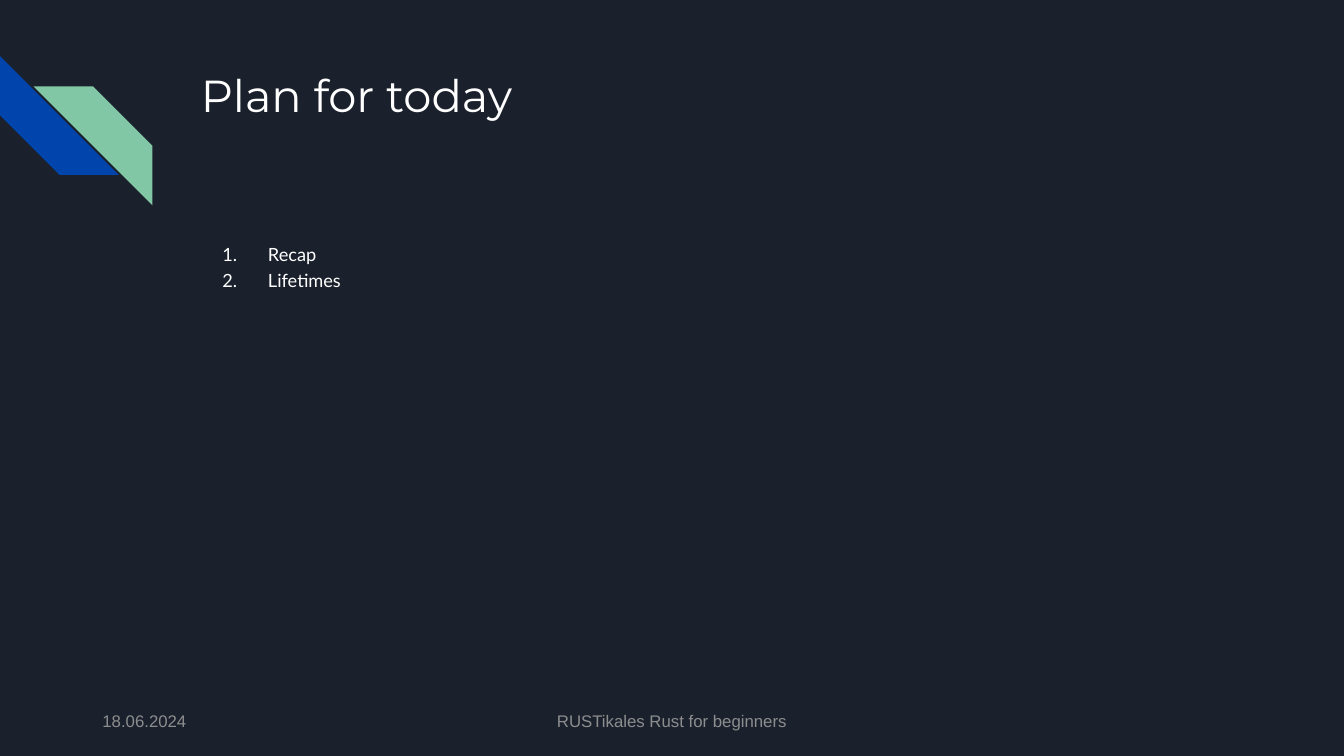
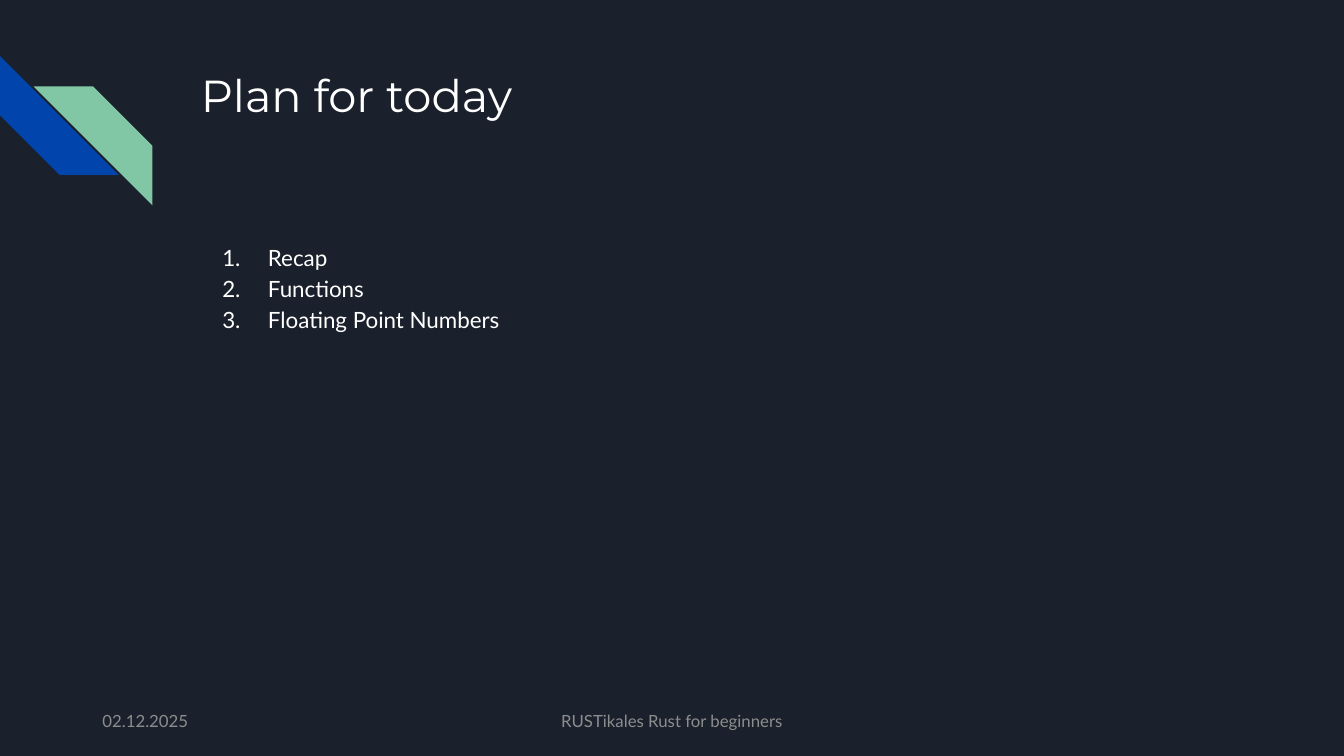
Before and after one commit to pfhaupt/progkurs, a slide deck: slide 5 of rust-beginner/06 - Function declaration/06 - original.pptx (slide 4 before the commit). Drawn at 1344x756 pixels with LibreOffice and Linux fonts; fonts in the diff are those of the drawing. Boxes give left, top, right and bottom in pixels: in the first picture for what was removed or moved away, otherwise in the second. Text is boxed around its words. In the diff, an @@ line names an element or a change of style, - is before the commit and + after.

Commit message:
[R-B-06] Update slides
- Merge R-B-07 into R-B-06
- Add chapter about Floating Point Numbers
- Increase font size
- Unite text font

```diff
--- a/rust-beginner/06 - Function declaration/06 - original.pptx
+++ b/rust-beginner/06 - Function declaration/06 - original.pptx
@@ text at box(268, 250, 327, 270): size 13 to 16 pt in "Recap" @@
@@ text at box(268, 280, 500, 332): text changed; size 13 to 16 pt @@
-2. Lifetimes
+2. Functions
+3. Floating Point Numbers
@@ text at box(102, 715, 188, 727): text changed; font Arial to Lato @@
-18.06.2024
+02.12.2025
@@ text "RUSTikales Rust for beginners" at box(561, 715, 782, 730): font Arial to Lato @@
```
Also in this commit, not shown: 109 other slides changed, 86 slides added, 47 slides removed, 2 other files.
